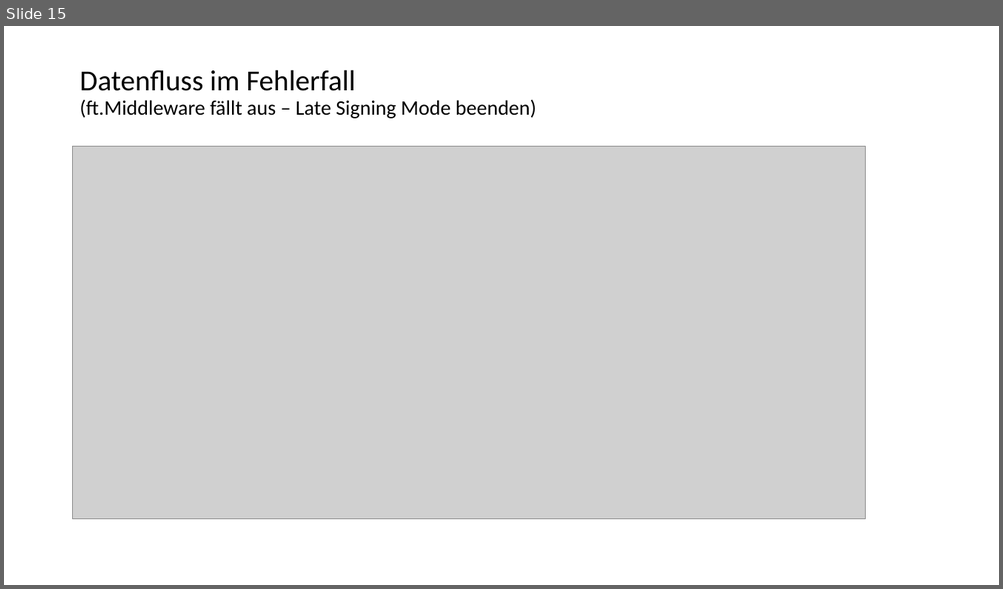
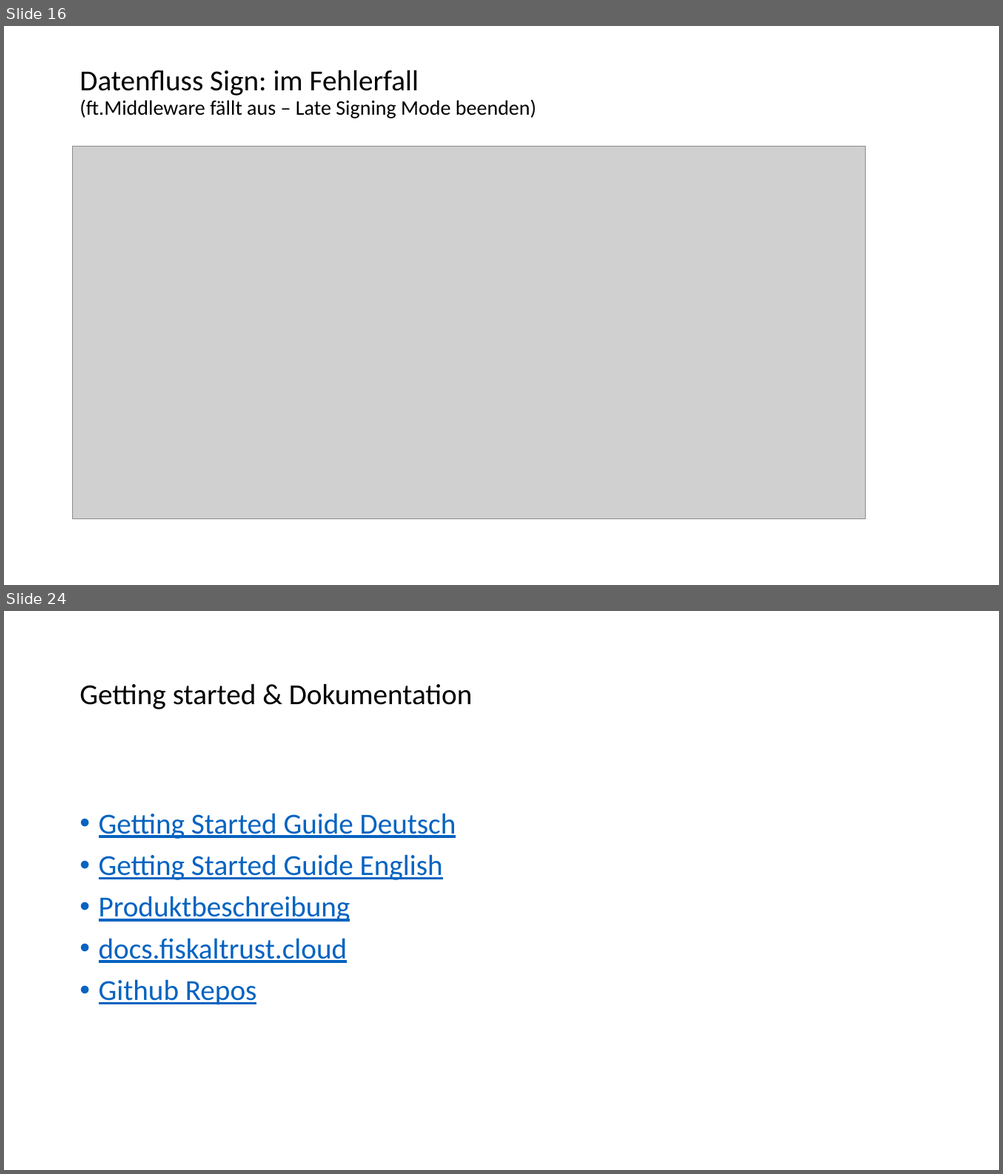
Before and after one commit to fiskaltrust/productdescription-de-doc, a slide deck: for-poscreators/presentation/onboarding_de.pptx. Shown one above the other, each under a label of ours: slide 15 before the commit, slides 16 and 24 after it; the slides between them are not shown. The pictures are 1003x589 and 1003x1174 pixels, drawn with LibreOffice and Linux fonts; fonts in the diff are those of the drawing; grey boxes stand for pictures. Boxes give left, top, right and bottom in pixels: in the first picture for what was removed or moved away, otherwise in the second. Text is boxed around its words. In the diff, an @@ line names an element or a change of style, - is before the commit and + after.

```diff
--- a/for-poscreators/presentation/onboarding_de.pptx
+++ b/for-poscreators/presentation/onboarding_de.pptx
@@ slide 24 added at [4,611,999,1170], background #FFFFFF @@
@@ title added at [79,684,472,709], 28 pt, text #000000 @@
+Getting started & Dokumentation
@@ text added at [99,813,456,1005], 28 pt, text #0563C1, underline @@
+• Getting Started Guide Deutsch
+• Getting Started Guide English
+• Produktbeschreibung
+• docs.fiskaltrust.cloud
+• Github Repos
@@ what was slide 15 is now slide 16 @@
@@ slide 16 changed as well @@
@@ title at [79,70,536,118]: text changed @@
-Datenfluss im Fehlerfall
-(ft.Middleware fällt aus – Late Signing Mode beenden)
+Datenfluss Sign: im Fehlerfall
+(ft.Middleware fällt aus – Late Signing Mode beenden)
```
Also in this commit, not shown: 7 other slides changed, 8 other slides added, 9 other files.
